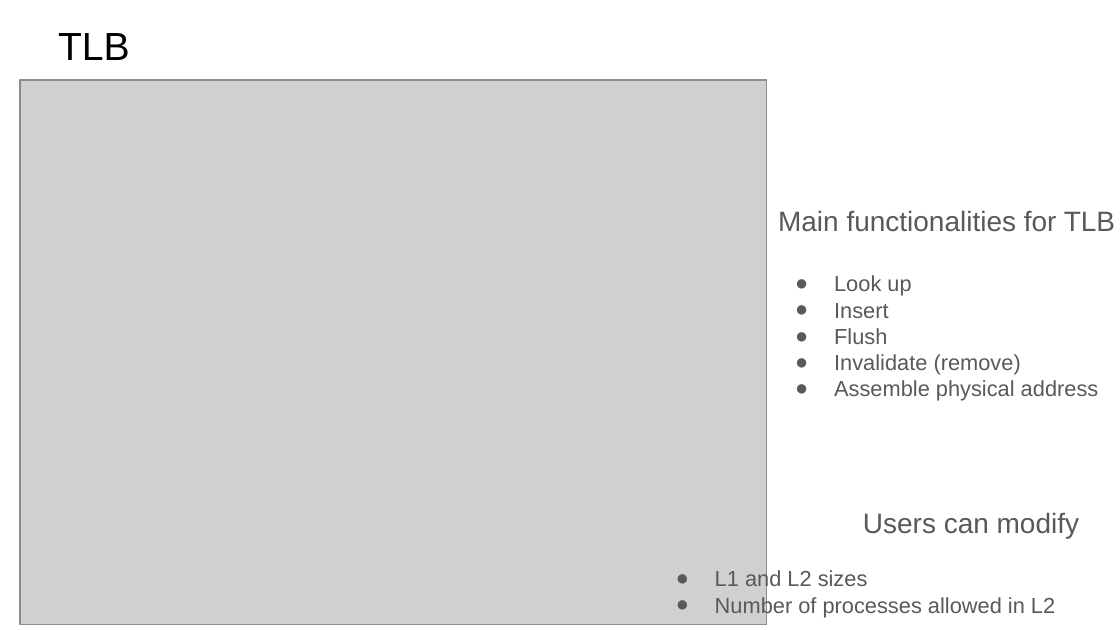
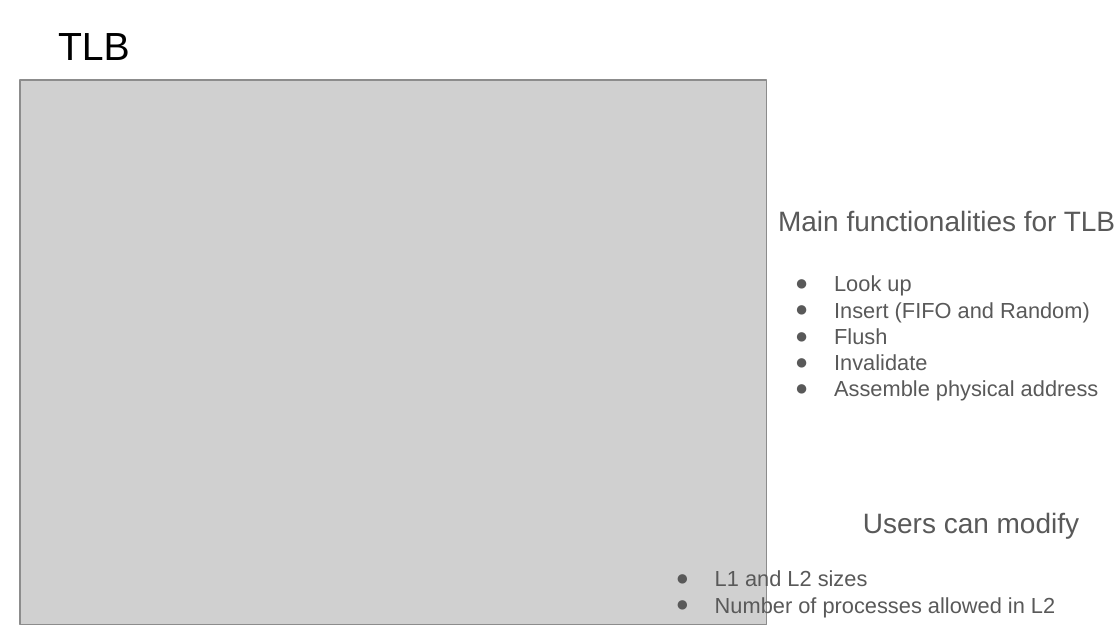
Before and after one commit to luyan72999/Computer-System, a slide deck: slide 3 of Final Mastery/final mastery.pptx (slide 2 before the commit). Drawn at 1120x630 pixels with LibreOffice and Linux fonts; fonts in the diff are those of the drawing; grey boxes stand for pictures. Boxes give left, top, right and bottom in pixels: in the first picture for what was removed or moved away, otherwise in the second. Text is boxed around its words. In the diff, an @@ line names an element or a change of style, - is before the commit and + after.

```diff
--- a/Final Mastery/final mastery.pptx
+++ b/Final Mastery/final mastery.pptx
@@ text at [834,302,1090,322]: text changed @@
-● Insert
+● Insert (FIFO and Random)
@@ text at [834,354,927,370]: text changed @@
-● Invalidate (remove)
+● Invalidate
```
Also in this commit, not shown: 2 other slides changed, 2 slides added.
